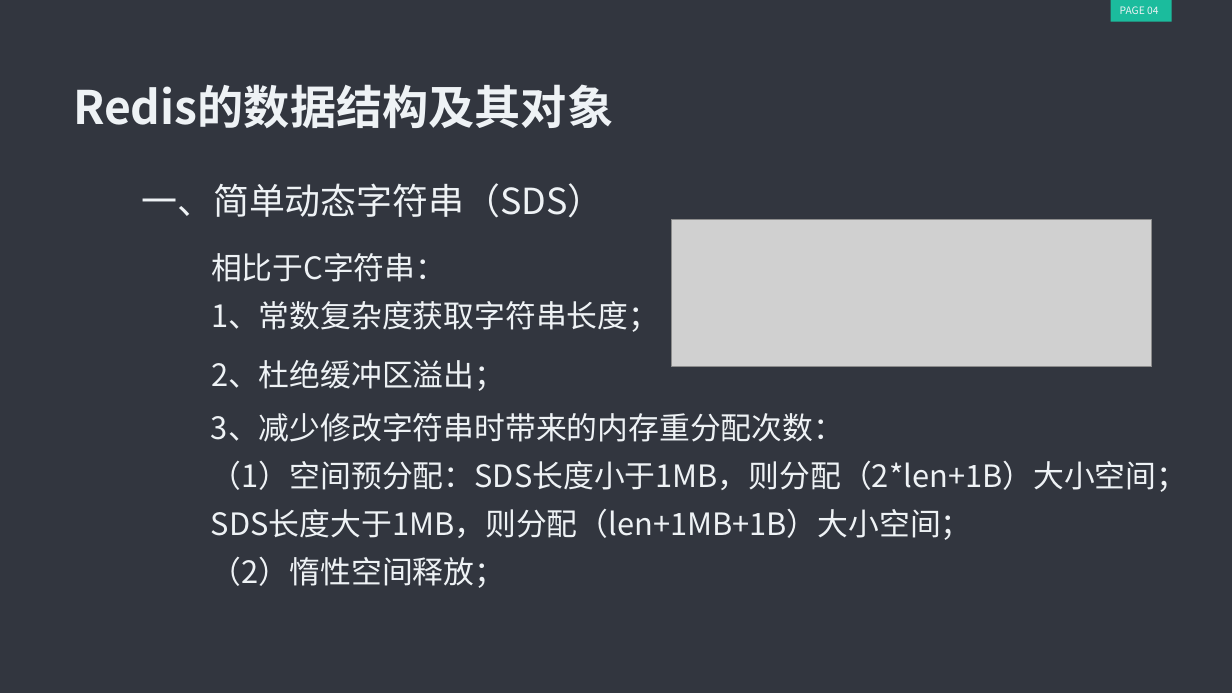
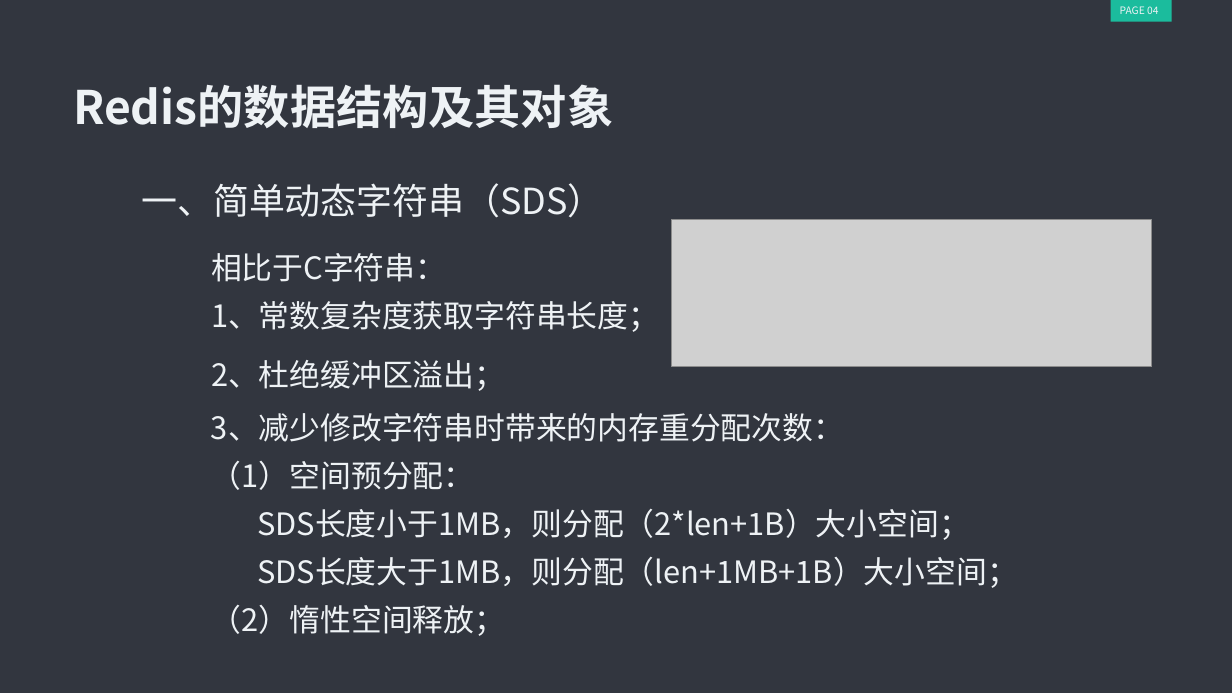
Before and after one commit to xingzhexiaozhu/UsefulProgram, a slide deck: slide 5 of 技术分享-Redis.pptx. Drawn at 1232x693 pixels with LibreOffice and Linux fonts; fonts in the diff are those of the drawing; grey boxes stand for pictures. Boxes give left, top, right and bottom in pixels: in the first picture for what was removed or moved away, otherwise in the second. Text is boxed around its words. In the diff, an @@ line names an element or a change of style, - is before the commit and + after.

```diff
--- a/技术分享-Redis.pptx
+++ b/技术分享-Redis.pptx
@@ text at [211, 461, 1018, 588]: text changed @@
-（1）空间预分配：SDS长度小于1MB，则分配（2*len+1B）大小空间；SDS长度大于1MB，则分配（len+1MB+1B）大小空间；
+（1）空间预分配：
+    SDS长度小于1MB，则分配（2*len+1B）大小空间；
+    SDS长度大于1MB，则分配（len+1MB+1B）大小空间；
```
Also in this commit, not shown: 3 other slides changed.
